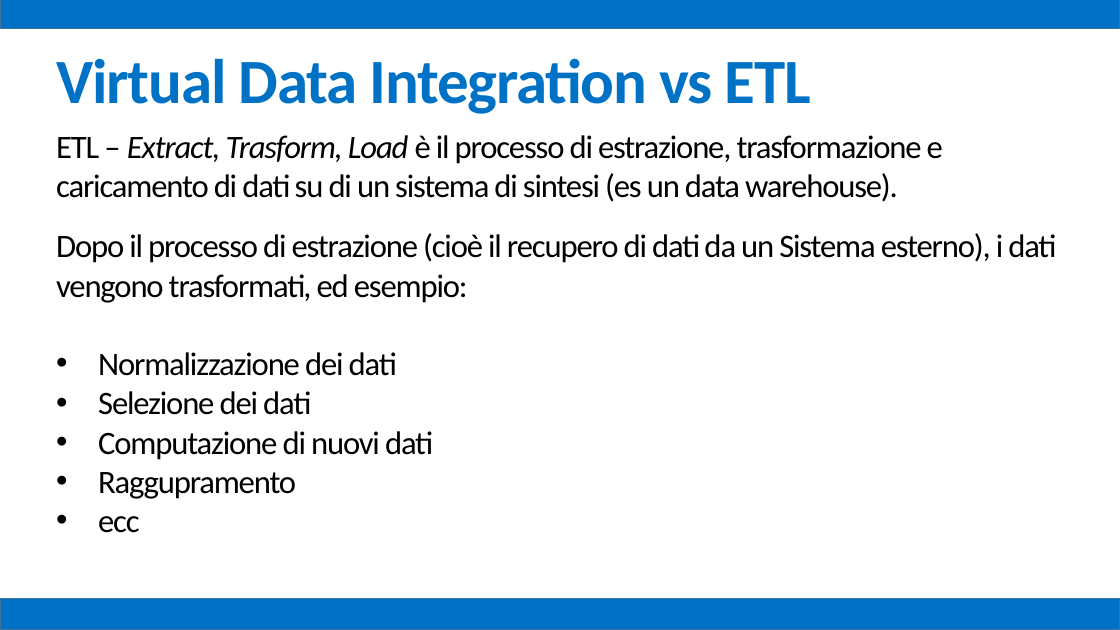
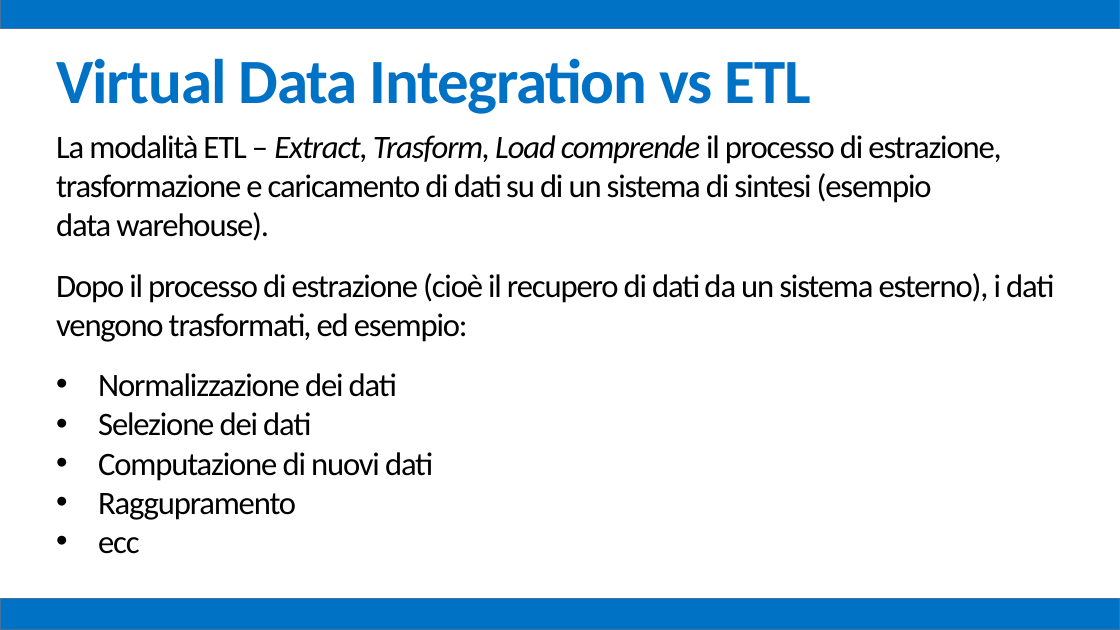
Before and after one commit to mz1991/ProgettoFebbraio2015, a slide deck: slide 63 of Febbraio 2015.pptx. Drawn at 1120x630 pixels with LibreOffice and Linux fonts; fonts in the diff are those of the drawing. Boxes give left, top, right and bottom in pixels: in the first picture for what was removed or moved away, otherwise in the second. Text is boxed around its words. In the diff, an @@ line names an element or a change of style, - is before the commit and + after.

```diff
--- a/Febbraio 2015.pptx
+++ b/Febbraio 2015.pptx
@@ text at [56,135,1054,342]: text changed @@
-ETL – Extract, Trasform, Load è il processo di estrazione, trasformazione e caricamento di dati su di un sistema di sintesi (es un data warehouse).
-Dopo il processo di estrazione (cioè il recupero di dati da un Sistema esterno), i dati vengono trasformati, ed esempio:
+La modalità ETL – Extract, Trasform, Load comprende il processo di estrazione, trasformazione e caricamento di dati su di un sistema di sintesi (esempio
+data warehouse).
+Dopo il processo di estrazione (cioè il recupero di dati da un sistema esterno), i dati vengono trasformati, ed esempio:
```
Also in this commit, not shown: 12 other slides changed, 5 other files.
